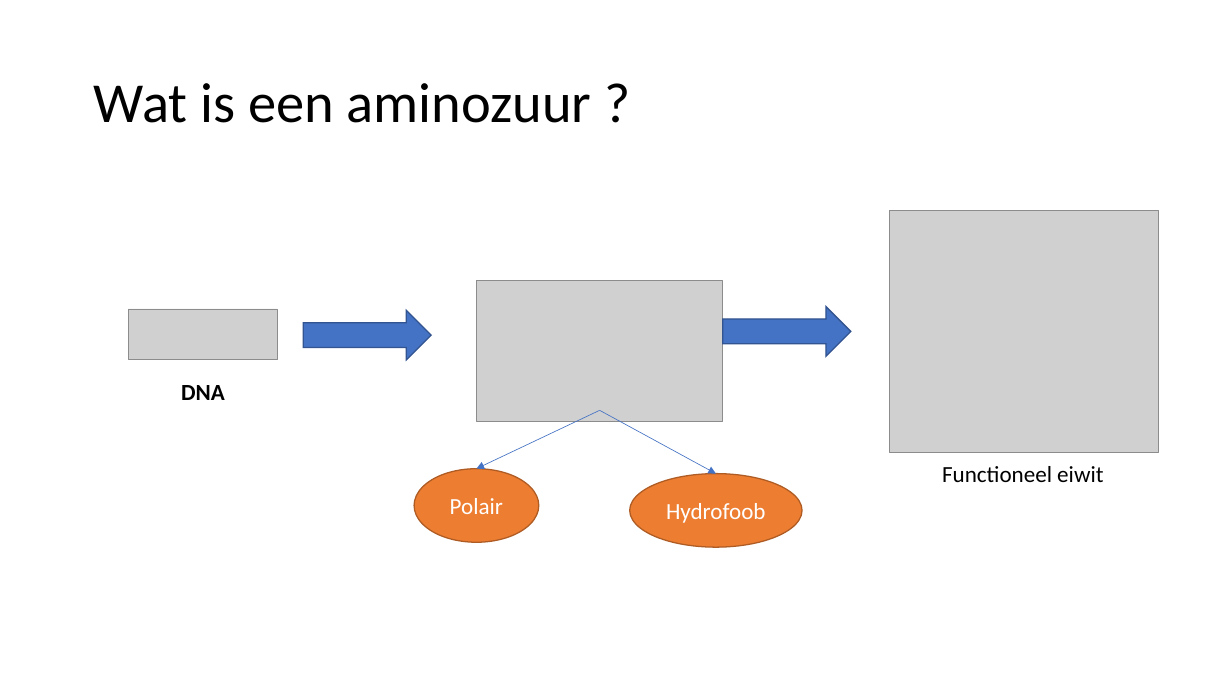
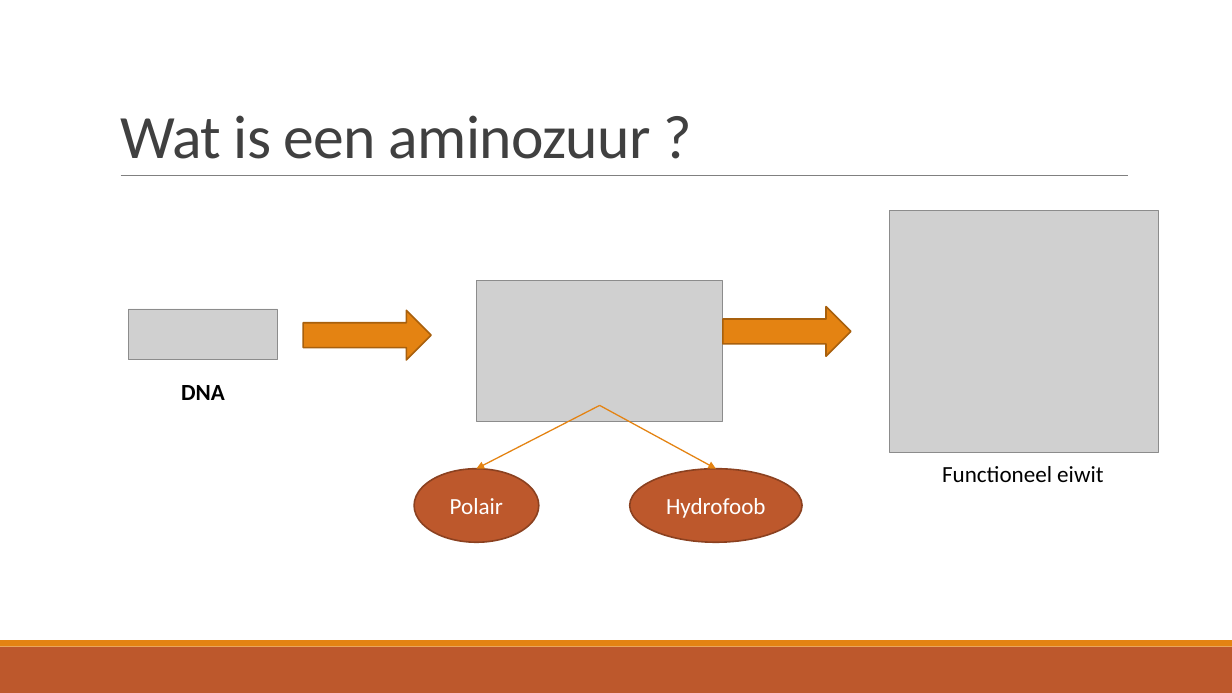
Before and after one commit to LunarLite/Proteasen, a slide deck: slide 3 of Presentations/Proteasen - week 1.pptx. Drawn at 1232x693 pixels with LibreOffice and Linux fonts; fonts in the diff are those of the drawing; grey boxes stand for pictures. Boxes give left, top, right and bottom in pixels: in the first picture for what was removed or moved away, otherwise in the second. Text is boxed around its words. In the diff, an @@ line names an element or a change of style, - is before the commit and + after.

```diff
--- a/Presentations/Proteasen - week 1.pptx
+++ b/Presentations/Proteasen - week 1.pptx
@@ title "Wat is een aminozuur ?": place and size @@
-title "Wat is een aminozuur ?" at <box>94,83,592,123</box>
+title "Wat is een aminozuur ?" at <box>120,115,651,159</box>
@@ title "Wat is een aminozuur ?" at <box>120,115,651,159</box>: size 44 to 48 pt, text colour #000000 to #404040, letter spacing 0 to -0.5 pt; line spacing 0.9 to 0.85; vertical alignment middle to bottom @@
@@ line added from (121, 176) to (1128, 176), #808080 0.5 pt @@
@@ right arrow at <box>303,311,432,360</box>: fill #4472C4 to #E48312; outline #325491 1 pt to #A9610D 1.25 pt @@
@@ right arrow at <box>723,307,851,357</box>: fill #4472C4 to #E48312; outline #325491 1 pt to #A9610D 1.25 pt @@
@@ arrow moved from (600, 410) - (477, 469) to (600, 406) - (477, 469) @@
@@ arrow (600, 406) - (477, 469): stroke #4472C4 0.5 pt to #E48312 1 pt @@
@@ arrow moved from (600, 410) - (716, 474) to (600, 406) - (716, 469) @@
@@ arrow (600, 406) - (716, 469): stroke #4472C4 0.5 pt to #E48312 1 pt @@
@@ ellipse "Polair" at <box>414,469,539,543</box>: fill #ED7D31 to #BD582C; outline #AF5C24 1 pt to #8C4121 1.25 pt @@
@@ ellipse "Hydrofoob" at <box>630,469,803,543</box>: fill #ED7D31 to #BD582C; outline #AF5C24 1 pt to #8C4121 1.25 pt @@
@@ ellipse "Hydrofoob": place and size @@
-ellipse "Hydrofoob" at <box>630,474,803,548</box>
+ellipse "Hydrofoob" at <box>630,469,803,543</box>
@@ rectangle added at <box>0,647,1232,693</box>, fill #BD582C @@
@@ rectangle added at <box>0,640,1232,647</box>, fill #E48312 @@
```
Also in this commit, not shown: 9 other slides changed, 2 other files.
